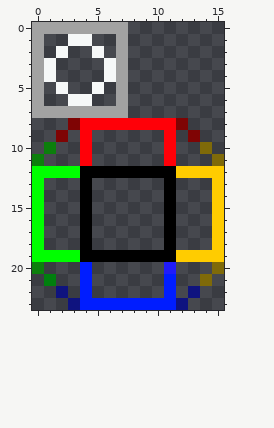
Edited in one commit: pixel-art sprite (tile-editor/defaulttemplate.png). The first picture shows the starting point.
The file is 16x24 pixels. Colours within 5 levels of each other are drawn and written as one.
After:
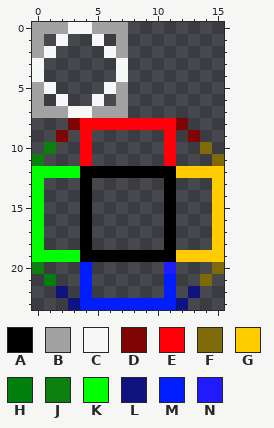
Palette (. is transparent): A #000000  B #a2a2a2  C #f6f8f8  D #7f0404  E #ff0008  F #7f6a09  G #ffcc00  H #007f0e  J #0c7f0c  K #00ff00  L #0f137f  M #001dff  N #201bfa
Commit: slightly different default image
Edits made:
Changed rows in their new state; - is an unchanged pixel.
first column x 0:
 0 ---CC---
 1 --C..C--
 2 -C.--.C-
 3 C.----.C
 4 C.----.C
 5 -C.--.C-
 6 --C..C--
 7 ---CC---
Boxes around the changes in both pictures, in picture pixels (x1, y1, x2, y2):
changed: (32, 22, 128, 118)
